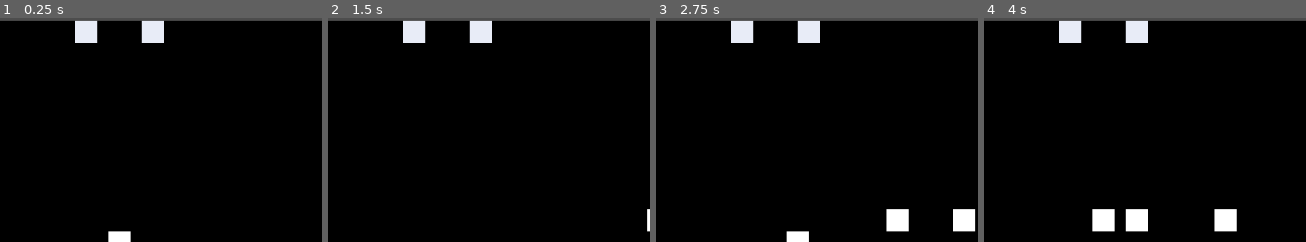
Above: before the commit, frames 1-4 (left to right).
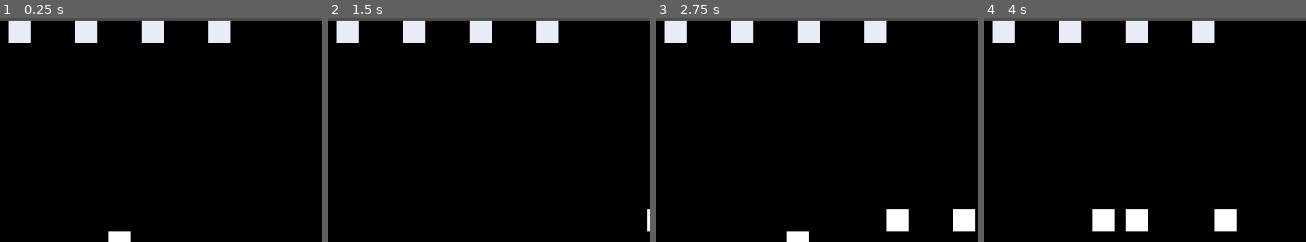
Above: after the commit, the same moments.

Repository: ChrisCee2/20gc3frogger
Game: Godot game, scene res://test_scene.tscn
Same seed, same stepped clock (60 frames per second), same inputs: the game is played once before the commit and once after it.
Inputs:
- Up to frame 1 (0.25 s): no input
- Up to frame 2 (1.5 s): tap Enter at 0.5 s; hold D (right) 0.53-1.28 s; hold S (down) from 1.28 s (still down)
- Up to frame 3 (2.75 s): release S (down) at 2.03 s; hold D (right) from 2.03 s (still down)
- Up to frame 4 (4 s): release D (right) at 2.78 s; hold W (up) 2.78-3.53 s; hold A (left) from 3.53 s (still down)
The pictures show only the part of the screen within x 41-91%, y 0-50%; the shares and areas given below are measured in that part.

The runs differ from the first frame. In frame 1, 1.5% of the frame differs, in the area x 2-72%, y 0-12%; in frame 2, 1.5%; in frame 3, 1.5%; in frame 4, 1.5%.

Commit message:
GC3-16: Added more beds

Diff:
--- a/test_scene.tscn
+++ b/test_scene.tscn
@@ -67,3 +67,9 @@
 
 [node name="Bed2" parent="Beds" instance=ExtResource("8_buypi")]
 position = Vector2(-48, -304)
+
+[node name="Bed3" parent="Beds" instance=ExtResource("8_buypi")]
+position = Vector2(-144, -304)
+
+[node name="Bed4" parent="Beds" instance=ExtResource("8_buypi")]
+position = Vector2(144, -304)
